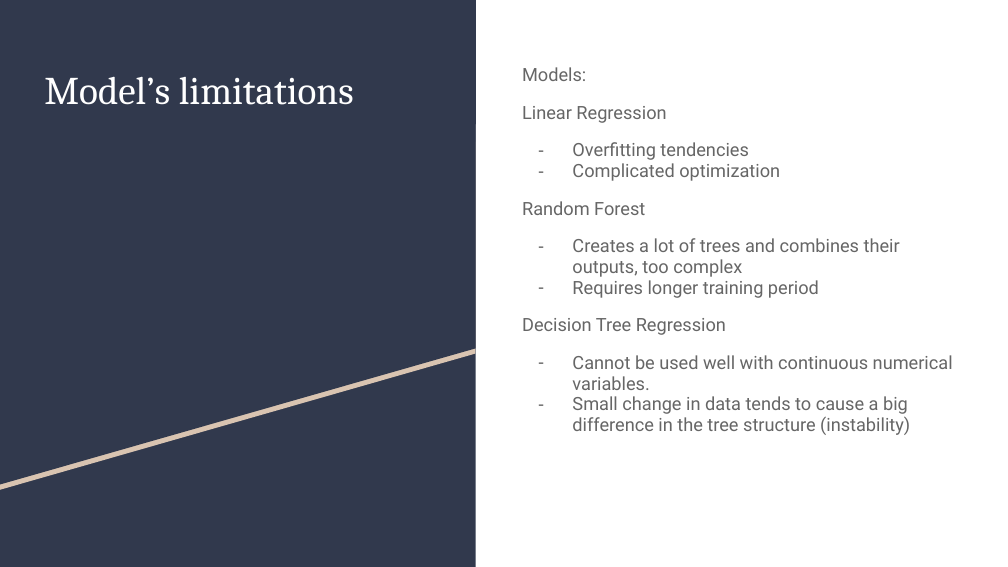
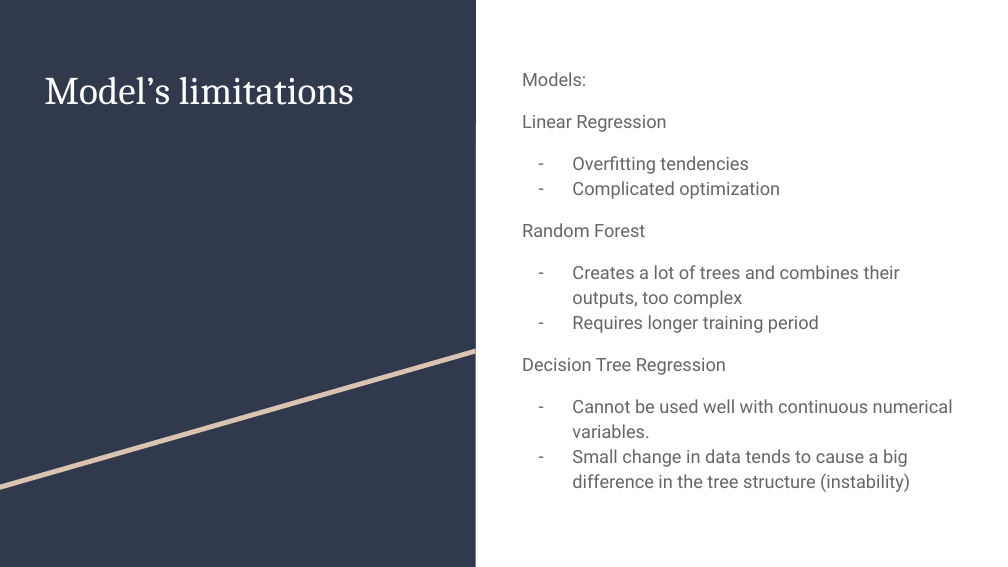
Before and after one commit to Cryoza/mal-assignment-handin, a slide deck: slide 7 of Assignment 7 - California Housing.pptx. Drawn at 1008x567 pixels with LibreOffice and Linux fonts; fonts in the diff are those of the drawing. Boxes give left, top, right and bottom in pixels: in the first picture for what was removed or moved away, otherwise in the second. Text is boxed around its words. In the diff, an @@ line names an element or a change of style, - is before the commit and + after.

```diff
--- a/Assignment 7 - California Housing.pptx
+++ b/Assignment 7 - California Housing.pptx
@@ text "Models:" at box(522, 72, 953, 492): line spacing 0.95 to 1.15 @@
```
Also in this commit, not shown: 5 other slides changed.
